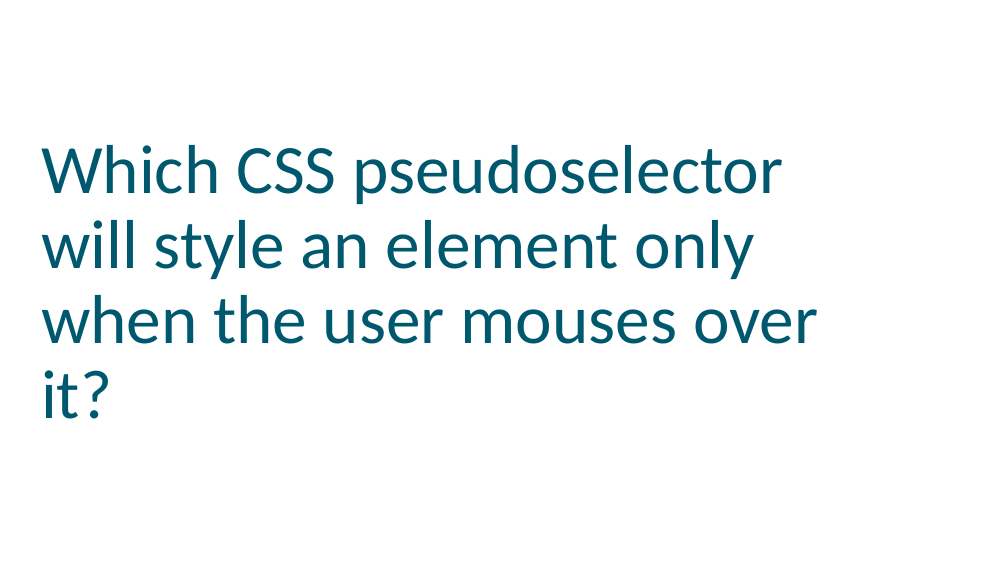
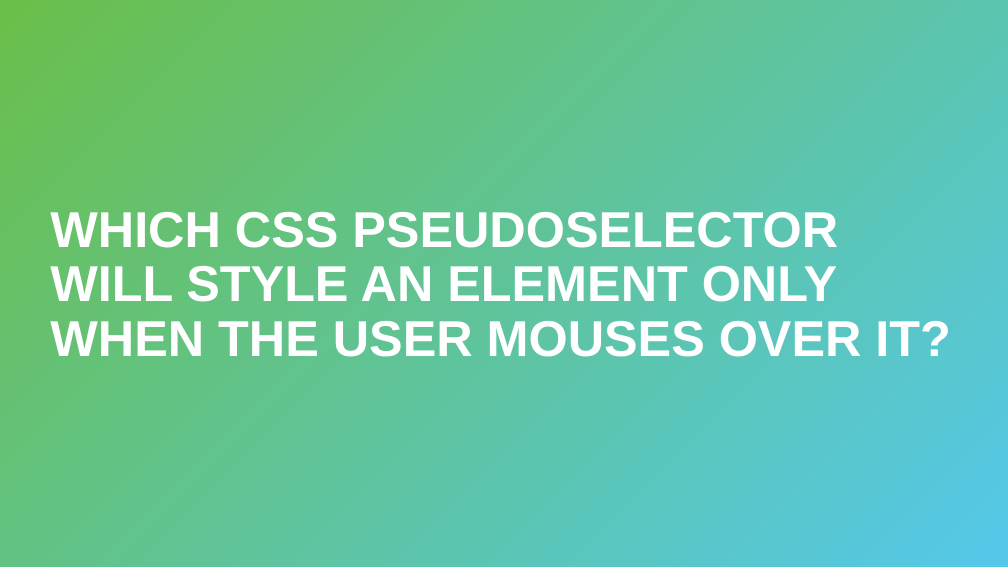
Before and after one commit to hytechclub/web-101, a slide deck: slide 20 of Week10/ReviewGame.pptx. Drawn at 1008x567 pixels with LibreOffice and Linux fonts; fonts in the diff are those of the drawing; background and template pictures are left out. Boxes give left, top, right and bottom in pixels: in the first picture for what was removed or moved away, otherwise in the second. Text is boxed around its words. In the diff, an @@ line names an element or a change of style, - is before the commit and + after.

```diff
--- a/Week10/ReviewGame.pptx
+++ b/Week10/ReviewGame.pptx
@@ rectangle added at <box>0,0,1008,567</box>, fill gradient #6ABF4B to #54C8E8 @@
@@ title at <box>50,207,950,357</box>: text changed; size 66 to 48 pt; font Calibri to Arial; text colour #00586E to #FFFFFF; bold on @@
-Which CSS pseudoselector will style an element only when the user mouses over it?
+WHICH CSS PSEUDOSELECTOR WILL STYLE AN ELEMENT ONLY WHEN THE USER MOUSES OVER IT?
@@ title "WHICH CSS PSEUDOSELECTOR WILL STYLE ..." at <box>50,207,950,357</box>: vertical alignment top to middle @@
```
Also in this commit, not shown: 21 other slides changed.
